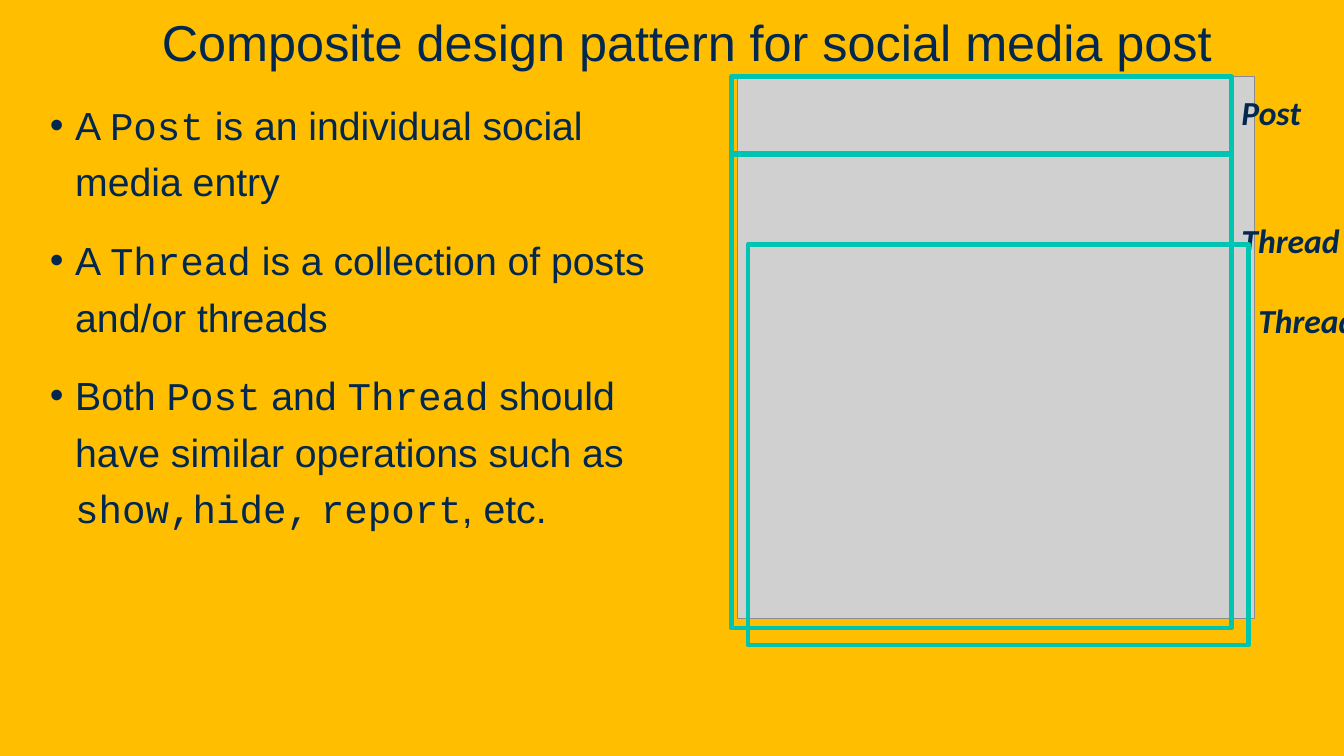
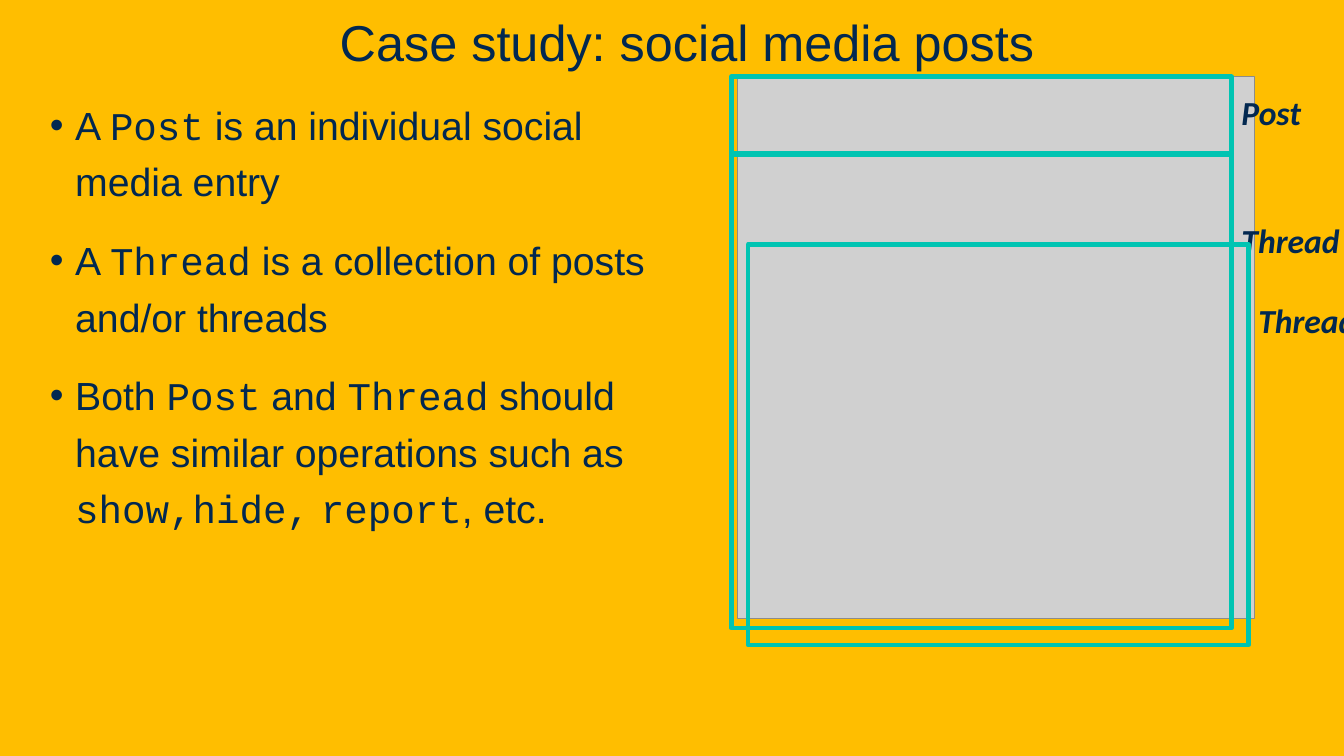
Before and after one commit to davsec-teaching/ECS160-Winter2025, a slide deck: slide 44 of slides/8_design_patterns.pptx (slide 42 before the commit). Drawn at 1344x756 pixels with LibreOffice and Linux fonts; fonts in the diff are those of the drawing; grey boxes stand for pictures; background and template pictures are left out. Boxes give left, top, right and bottom in pixels: in the first picture for what was removed or moved away, otherwise in the second. Text is boxed around its words. In the diff, an @@ line names an element or a change of style, - is before the commit and + after.

Commit message:
Update design patterns slide

```diff
--- a/slides/8_design_patterns.pptx
+++ b/slides/8_design_patterns.pptx
@@ title at <box>340,24,1034,71</box>: text changed @@
-Composite design pattern for social media post
+Case study: social media posts
```
Also in this commit, not shown: 14 other slides changed, 7 slides added, 3 slides removed.
